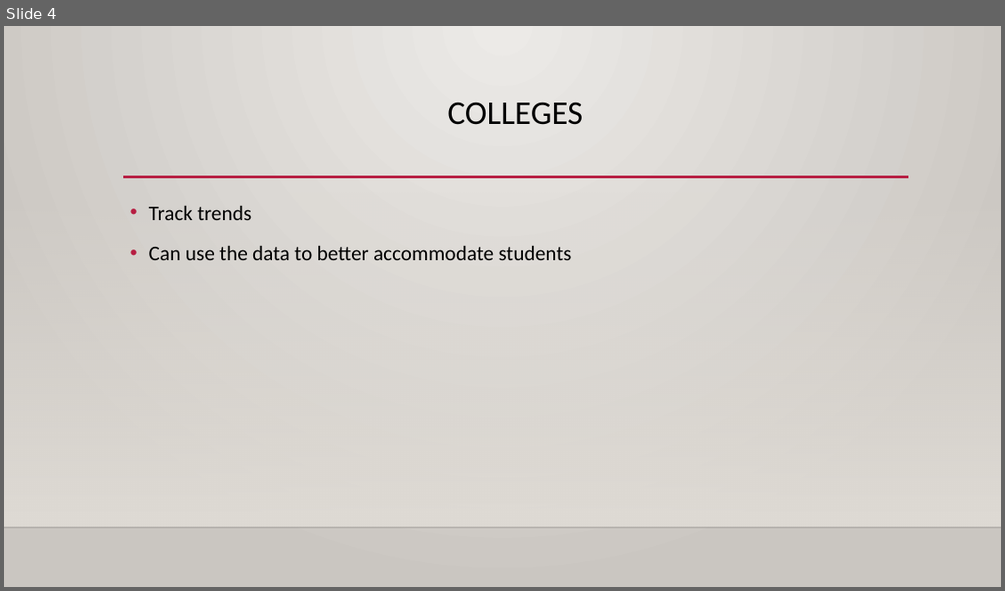
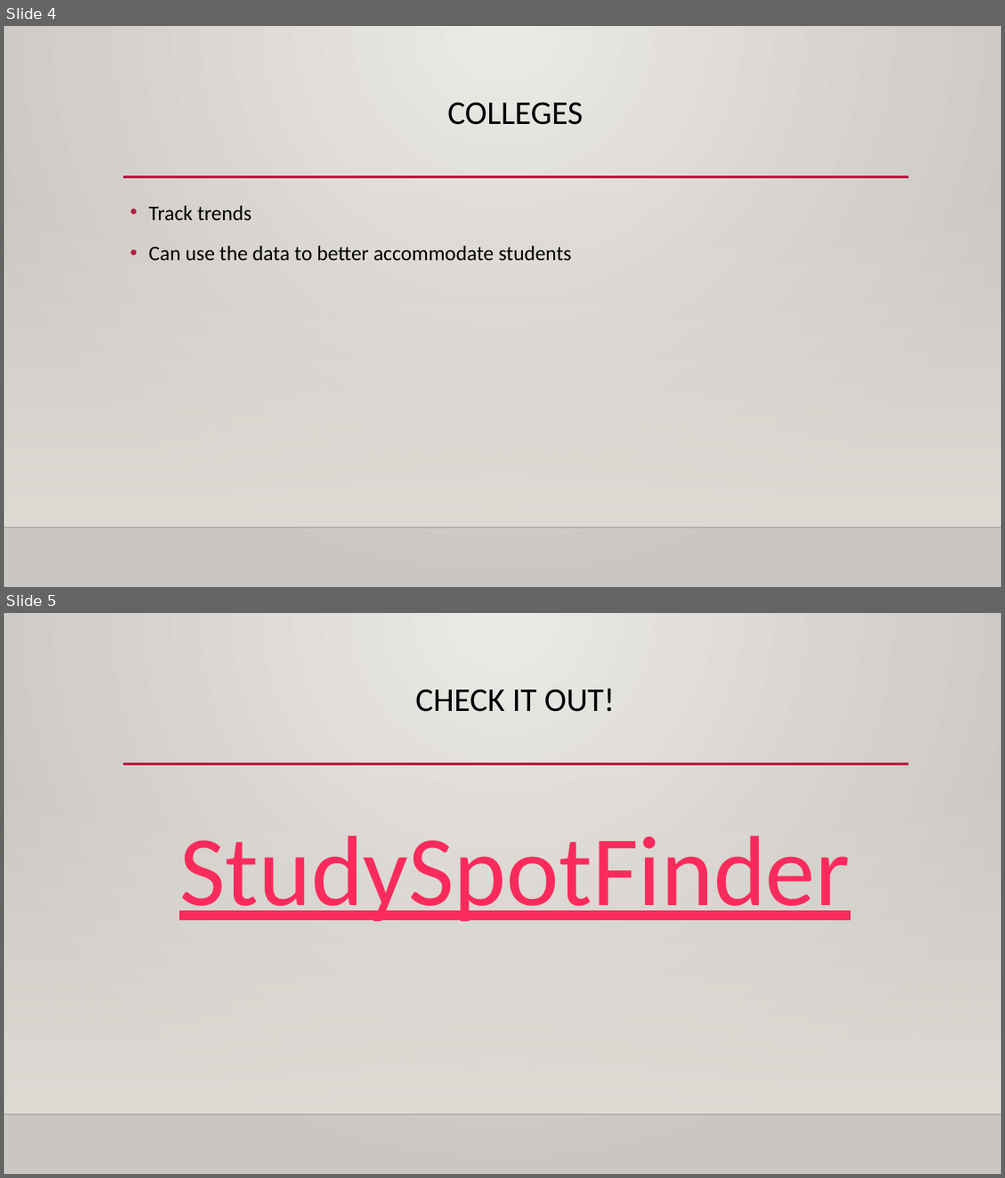
Before and after one commit to ksruthi1992/study, a slide deck: demo.pptx. Shown one above the other, each under a label of ours: slide 4 before the commit, slides 4 and 5 after it. The pictures are 1005x591 and 1005x1178 pixels, drawn with LibreOffice and Linux fonts; fonts in the diff are those of the drawing; background and template pictures are left out. Boxes give left, top, right and bottom in pixels: in the first picture for what was removed or moved away, otherwise in the second. Text is boxed around its words. In the diff, an @@ line names an element or a change of style, - is before the commit and + after.

Commit message:
updated powerpoint

```diff
--- a/demo.pptx
+++ b/demo.pptx
@@ slide 5 added at [4, 613, 1001, 1174], background gradient #ECEAE7 to #CAC7C1; not listed: 3 template elements that a slide beside it also shows @@
@@ title added at [415, 688, 615, 712], 32 pt, text #000000 @@
+CHECK IT OUT!
@@ text added at [179, 835, 850, 921], 96 pt, text #FA2B5C, underline @@
+StudySpotFinder
```
Also in this commit, not shown: 1 slide removed.
